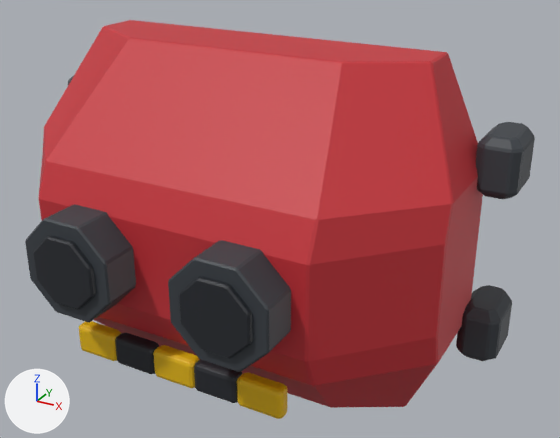
Before and after pictures for a commit that changed the FBX model Assets/Resources/ClamshellMeshes/ShoulderBack_Set04_Ripjaw.fbx.
The view is the same before and after, from a 50 mm camera at (0.376, -0.668, 0.314) aimed at (0.046, -0.07, 0.015). The lights are fixed; the arrows at lower left show +X, +Y and +Z. The first picture is the older version. Where no turn or scale is listed for an object, it has been applied to the vertices.

Names of what the first picture shows: 'ShoulderBack_Set04_Ripjaw'.
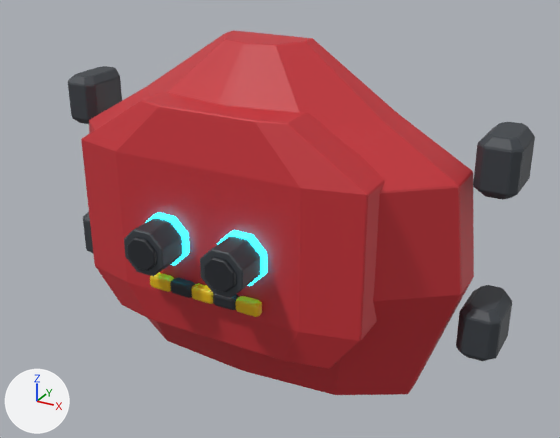
What changed in the scene script:
```text
Change me_shoulderback_set04_ripjaw_001:
    remove me_shoulderback_set04_ripjaw_001.from_pydata(...)  # 1128 vertices, 1174 faces; spans x -0.255..0.255, y -0.236..0.03, z -0.175..0.175
    add me_shoulderback_set04_ripjaw_001.from_pydata(...)  # 1178 vertices, 1224 faces; spans x -0.255..0.255, y -0.173..0.03, z -0.175..0.175
    me_shoulderback_set04_ripjaw_001 part 1: the loose piece of 48 vertices spanning x -0.125..-0.032, y -0.231..-0.176, z -0.047..0.047 is scaled about its middle by (0.467, 0.727, 0.467), then moved by (0.036, 0.054, 0.0)
    me_shoulderback_set04_ripjaw_001 part 2: the loose piece of 48 vertices spanning x -0.111..-0.046, y -0.236..-0.176, z -0.033..0.033 is scaled about its middle by (0.465, 0.727, 0.465), then moved by (0.036, 0.055, 0.0)
    me_shoulderback_set04_ripjaw_001 part 3: the loose piece of 48 vertices spanning x -0.13..-0.026, y -0.188..-0.176, z -0.052..0.052 is scaled about its middle by (0.468, 0.728, 0.468), then moved by (0.036, 0.048, 0.0)
    me_shoulderback_set04_ripjaw_001 part 4: the loose piece of 48 vertices spanning x 0.032..0.125, y -0.231..-0.176, z -0.047..0.047 is scaled about its middle by (0.467, 0.727, 0.467), then moved by (-0.036, 0.054, 0.0)
    me_shoulderback_set04_ripjaw_001 part 5: the loose piece of 48 vertices spanning x 0.046..0.111, y -0.236..-0.176, z -0.033..0.033 is scaled about its middle by (0.465, 0.727, 0.465), then moved by (-0.036, 0.055, 0.0)
    me_shoulderback_set04_ripjaw_001 part 6: the loose piece of 48 vertices spanning x 0.026..0.13, y -0.188..-0.176, z -0.052..0.052 is scaled about its middle by (0.468, 0.728, 0.468), then moved by (-0.036, 0.048, 0.0)
    me_shoulderback_set04_ripjaw_001 part 7: the loose piece of 84 vertices spanning x -0.069..-0.022, y -0.191..-0.176, z -0.116..-0.086 is scaled about its middle by (0.515, 0.728, 0.435), then moved by (-0.004, 0.049, 0.053), in mat_hazard (yellow #e6b800)
    me_shoulderback_set04_ripjaw_001 part 8: the loose piece of 84 vertices spanning x -0.023..0.023, y -0.191..-0.176, z -0.116..-0.086 is scaled about its middle by (0.515, 0.728, 0.435), then moved by (-0.025, 0.049, 0.053), in mat_dark (black #23272d)
    me_shoulderback_set04_ripjaw_001 part 9: the loose piece of 84 vertices spanning x 0.022..0.069, y -0.191..-0.176, z -0.116..-0.086 is scaled about its middle by (0.515, 0.728, 0.435), then moved by (-0.046, 0.049, 0.053), in mat_hazard (yellow #e6b800)
    me_shoulderback_set04_ripjaw_001 part 10: the loose piece of 84 vertices spanning x 0.068..0.114, y -0.191..-0.176, z -0.116..-0.086 is scaled about its middle by (0.515, 0.728, 0.435), then moved by (-0.067, 0.049, 0.053), in mat_dark (black #23272d)
    me_shoulderback_set04_ripjaw_001 part 11: the loose piece of 84 vertices spanning x -0.114..-0.068, y -0.191..-0.176, z -0.116..-0.086 is scaled about its middle by (0.515, 0.728, 0.435), then moved by (0.14, 0.049, 0.053)
    me_shoulderback_set04_ripjaw_001 part 12: the loose piece of 84 vertices spanning x -0.22..0.22, y -0.194..0.0, z -0.175..0.175 is rebuilt with 78 vertices and now spans x -0.22..0.22, y -0.126..0.0, z -0.175..0.175
    me_shoulderback_set04_ripjaw_001 part 13: a new loose piece of 56 vertices spanning x -0.154..0.154, y -0.13..-0.054, z -0.105..0.126, in mat_shell (red #c83038)
    me_shoulderback_set04_ripjaw_001 part 14: 56 vertices removed from x -0.255..-0.215, y -0.03..0.03, z -0.112..-0.056; 56 vertices added at x -0.255..-0.215, y -0.03..0.03, z -0.112..-0.056
    me_shoulderback_set04_ripjaw_001 part 15: 56 vertices removed from x -0.255..-0.215, y -0.03..0.03, z 0.056..0.112; 56 vertices added at x -0.255..-0.215, y -0.03..0.03, z 0.056..0.112
    me_shoulderback_set04_ripjaw_001 part 16: 56 vertices removed from x 0.215..0.255, y -0.03..0.03, z -0.112..-0.056; 56 vertices added at x 0.215..0.255, y -0.03..0.03, z -0.112..-0.056
    me_shoulderback_set04_ripjaw_001 part 17: 56 vertices removed from x 0.215..0.255, y -0.03..0.03, z 0.056..0.112; 56 vertices added at x 0.215..0.255, y -0.03..0.03, z 0.056..0.112
```

What differs and where, as boxes [x1, y1, x2, y2] in the pictures (560 x 438 px; the box of a moved part takes in the faces that stretch with it):
'ShoulderBack_Set04_Ripjaw', reshaped (8% narrower, 9% shorter): before [25, 20, 535, 419]; after [68, 31, 535, 395]
part 1 of me_shoulderback_set04_ripjaw_001, moved or reshaped: before [25, 204, 136, 322]; after [124, 218, 183, 276]
part 2 of me_shoulderback_set04_ripjaw_001, moved or reshaped: before [34, 235, 96, 310]; after [127, 237, 157, 271]
part 3 of me_shoulderback_set04_ripjaw_001, moved or reshaped (not visible before): after [145, 212, 190, 265]
part 4 of me_shoulderback_set04_ripjaw_001, moved or reshaped: before [168, 240, 291, 372]; after [200, 236, 261, 298]
part 5 of me_shoulderback_set04_ripjaw_001, moved or reshaped: before [179, 276, 253, 358]; after [204, 257, 236, 292]
part 6 of me_shoulderback_set04_ripjaw_001, moved or reshaped (not visible before): after [217, 230, 267, 286]
part 7 of me_shoulderback_set04_ripjaw_001, moved or reshaped: before [115, 333, 159, 374]; after [150, 272, 174, 292]
part 8 of me_shoulderback_set04_ripjaw_001, moved or reshaped: before [153, 345, 200, 388]; after [170, 278, 195, 298]
part 9 of me_shoulderback_set04_ripjaw_001, moved or reshaped: before [194, 359, 242, 403]; after [191, 283, 214, 304]
part 10 of me_shoulderback_set04_ripjaw_001, moved or reshaped: before [237, 372, 287, 419]; after [213, 294, 239, 310]
part 11 of me_shoulderback_set04_ripjaw_001, moved or reshaped: before [79, 321, 121, 361]; after [236, 296, 262, 317]
part 12 of me_shoulderback_set04_ripjaw_001, rebuilt (13% narrower, 6% shorter): before [39, 20, 483, 408]; after [89, 31, 474, 395]
part 13 of me_shoulderback_set04_ripjaw_001, added (red): after [81, 91, 384, 369]
part 14 of me_shoulderback_set04_ripjaw_001, moved or reshaped (not visible before): after [83, 212, 93, 253]
part 15 of me_shoulderback_set04_ripjaw_001, moved or reshaped (mostly hidden before): before [68, 76, 74, 85]; after [68, 66, 122, 124]
part 16 of me_shoulderback_set04_ripjaw_001, moved or reshaped: [456, 285, 512, 361] in both
part 17 of me_shoulderback_set04_ripjaw_001, moved or reshaped: before [476, 122, 535, 199]; after [473, 122, 535, 200]
